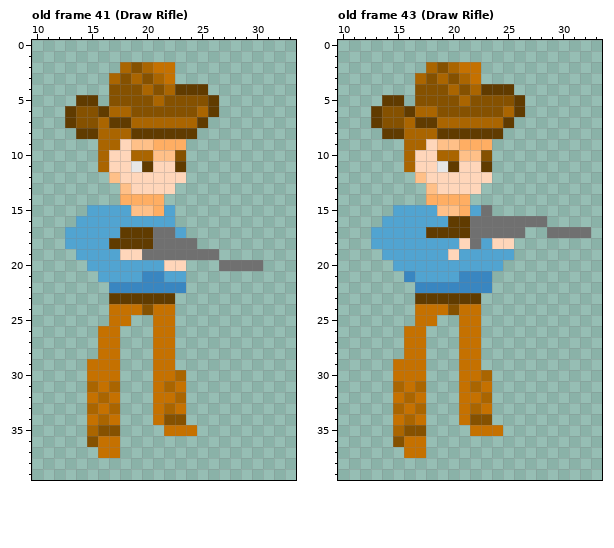
A pixel-art file gets an edit: Assets/Characters/Test/TemplateAnimationAverageCharacter.ase. Above is the file before it was changed.
40x40 pixels, 186 frames. Shown: old frame 41 (Draw Rifle): x 10..33, y 0..39; old frame 43 (Draw Rifle): x 10..33, y 0..39. The commit also changed other frames, which this record leaves out.
The same view after the edit:
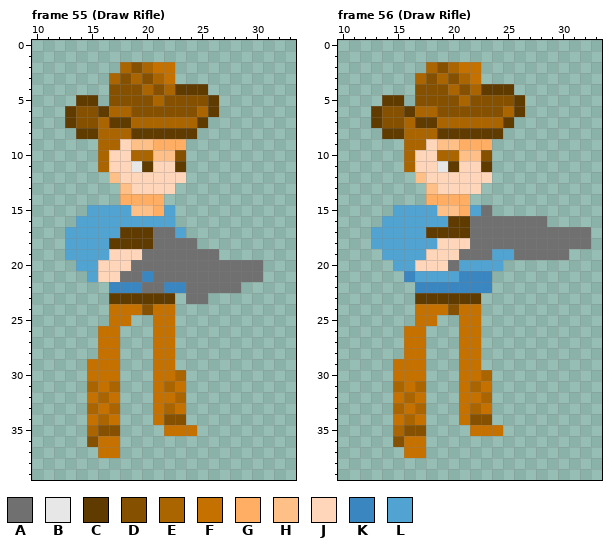
Palette (. is transparent): A #707070  B #e7e7e7  C #603b00  D #855100  E #aa6500  F #c57100  G #ffae63  H #ffc088  J #ffd6ba  K #3986c1  L #51a4d1
A new or re-ordered frame is compared with the old frame closest to it.
Commit: Update shootout background and template character art
What changed:
frames 186 -> 195
Frame 55 (Draw Rifle) is new; against old frame 41 (Draw Rifle), layers "Gun", "Main":
The edit adds colour A in row 20 at x 24 to 26; in row 21 at x 24 to 30; in row 22 at x 24 to 28; in row 23 at x 24 to 25.
Colour J gives way to colour A in row 20 at x 22 to 23.
Colour K gives way to colour A in row 21 at x 21; in row 22 at x 20 to 21.
Colour L gives way to colour A in row 20 at x 19 to 21; in row 21 at x 18 to 19 and 22 to 23.
Colour L gives way to colour J in row 19 at x 17; in row 20 at x 16 to 18; in row 21 at x 16 to 17.
The edit adds colour L in row 19 at x 13; in row 20 at x 14; in row 21 at x 15.
Frame 56 (Draw Rifle) is new; against old frame 43 (Draw Rifle), layers "Gun", "Main":
The edit adds colour A in row 17 at x 27 to 28; in row 18 at x 26 to 32; in row 19 at x 26 to 30.
Colour J gives way to colour A in row 18 at x 24 to 25.
Colour L gives way to colour A in row 18 at x 23; in row 19 at x 21 to 23; in row 20 at x 20.
Colour L gives way to colour J in row 18 at x 19 to 20; in row 19 at x 18 to 19; in row 20 at x 17 to 19.
Pixel boxes of the changes (left, top, right, bottom) in both pictures:
changed: (65, 249, 263, 304)
changed: (415, 227, 591, 271)
